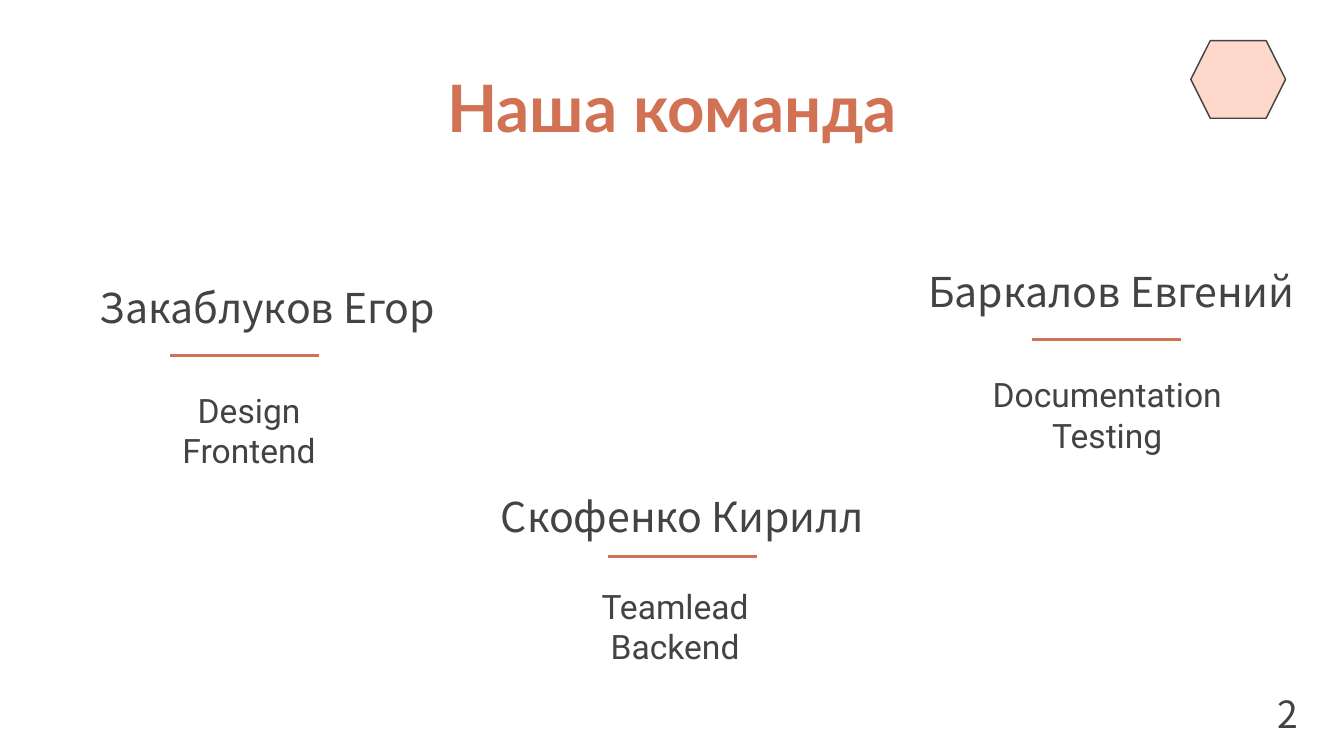
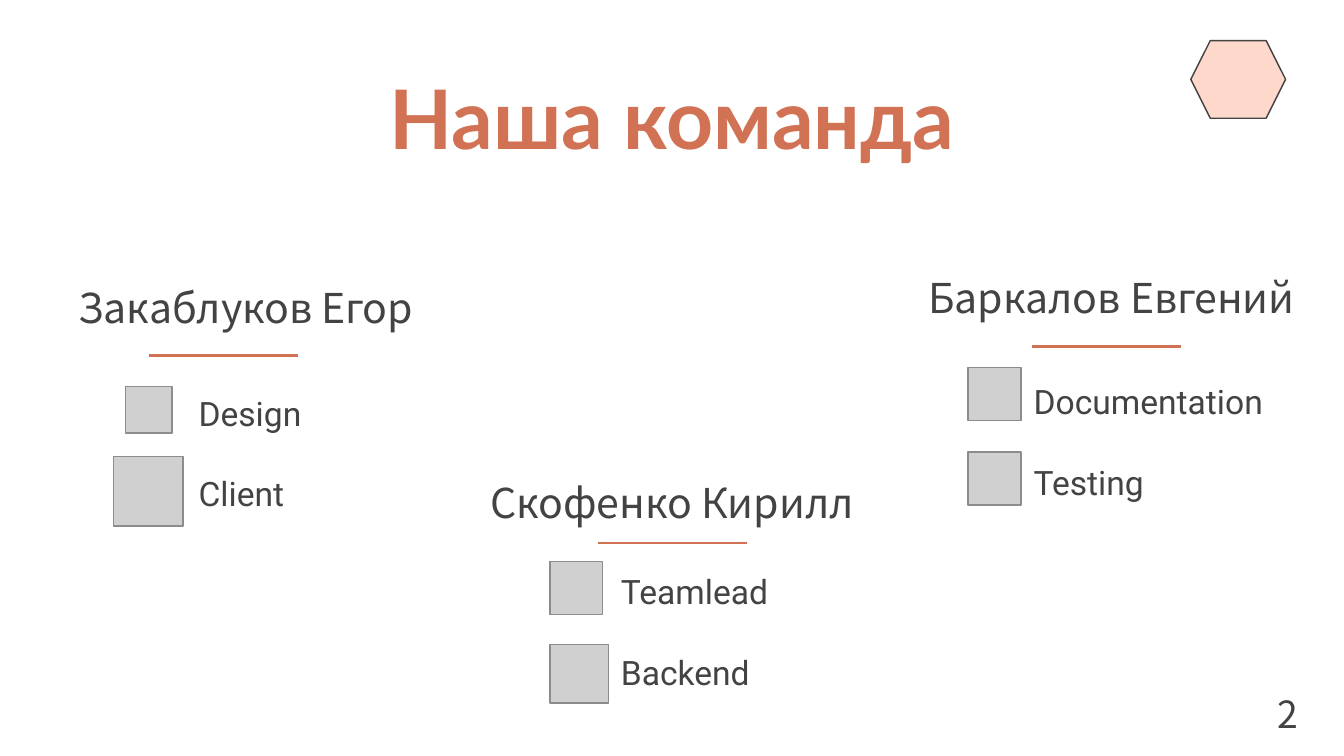
Before and after one commit to Puroktor/PicStorm, a slide deck: slide 2 of docs/PicStorm_Slides.pptx. Drawn at 1344x756 pixels with LibreOffice and Linux fonts; fonts in the diff are those of the drawing; grey boxes stand for pictures. Boxes give left, top, right and bottom in pixels: in the first picture for what was removed or moved away, otherwise in the second. Text is boxed around its words. In the diff, an @@ line names an element or a change of style, - is before the commit and + after.

```diff
--- a/docs/PicStorm_Slides.pptx
+++ b/docs/PicStorm_Slides.pptx
@@ title "Наша команда" at bbox=[389, 89, 954, 163]: size 35 to 44 pt @@
@@ title "Баркалов Евгений": place and size @@
-title "Баркалов Евгений" at bbox=[928, 273, 1294, 317]
+title "Баркалов Евгений" at bbox=[928, 279, 1294, 323]
@@ title "Закаблуков Егор": place and size @@
-title "Закаблуков Егор" at bbox=[100, 289, 434, 333]
+title "Закаблуков Егор" at bbox=[78, 289, 413, 333]
@@ line moved from (171, 356) - (319, 356) to (149, 356) - (297, 356) @@
@@ line moved from (1032, 340) - (1180, 340) to (1032, 347) - (1180, 347) @@
@@ picture added at bbox=[125, 386, 172, 433] @@
@@ picture added at bbox=[968, 367, 1020, 419] @@
@@ subtitle "Documentation Testing": place and size @@
-subtitle "Documentation Testing" at bbox=[993, 383, 1222, 455]
+subtitle "Documentation Testing" at bbox=[1034, 390, 1263, 502]
@@ subtitle "Documentation Testing" at bbox=[1034, 390, 1263, 502]: alignment centre to left @@
@@ subtitle at bbox=[199, 402, 302, 507]: text changed @@
-Design
-Frontend
+Design
+Client
@@ picture added at bbox=[114, 457, 184, 527] @@
@@ text "Скофенко Кирилл": place and size @@
-text "Скофенко Кирилл" at bbox=[501, 499, 864, 542]
+text "Скофенко Кирилл" at bbox=[490, 485, 853, 528]
@@ picture added at bbox=[968, 452, 1021, 505] @@
@@ picture added at bbox=[550, 562, 602, 614] @@
@@ line moved from (609, 556) - (757, 556) to (598, 543) - (747, 543) @@
@@ text "Teamlead Backend" at bbox=[621, 579, 768, 686]: alignment centre to left @@
@@ text "Teamlead Backend": place and size @@
-text "Teamlead Backend" at bbox=[602, 594, 749, 660]
+text "Teamlead Backend" at bbox=[621, 579, 768, 686]
@@ picture added at bbox=[550, 645, 609, 704] @@
```
Also in this commit, not shown: 16 other slides changed, 4 slides added, 1 slide removed, 8 other files.
